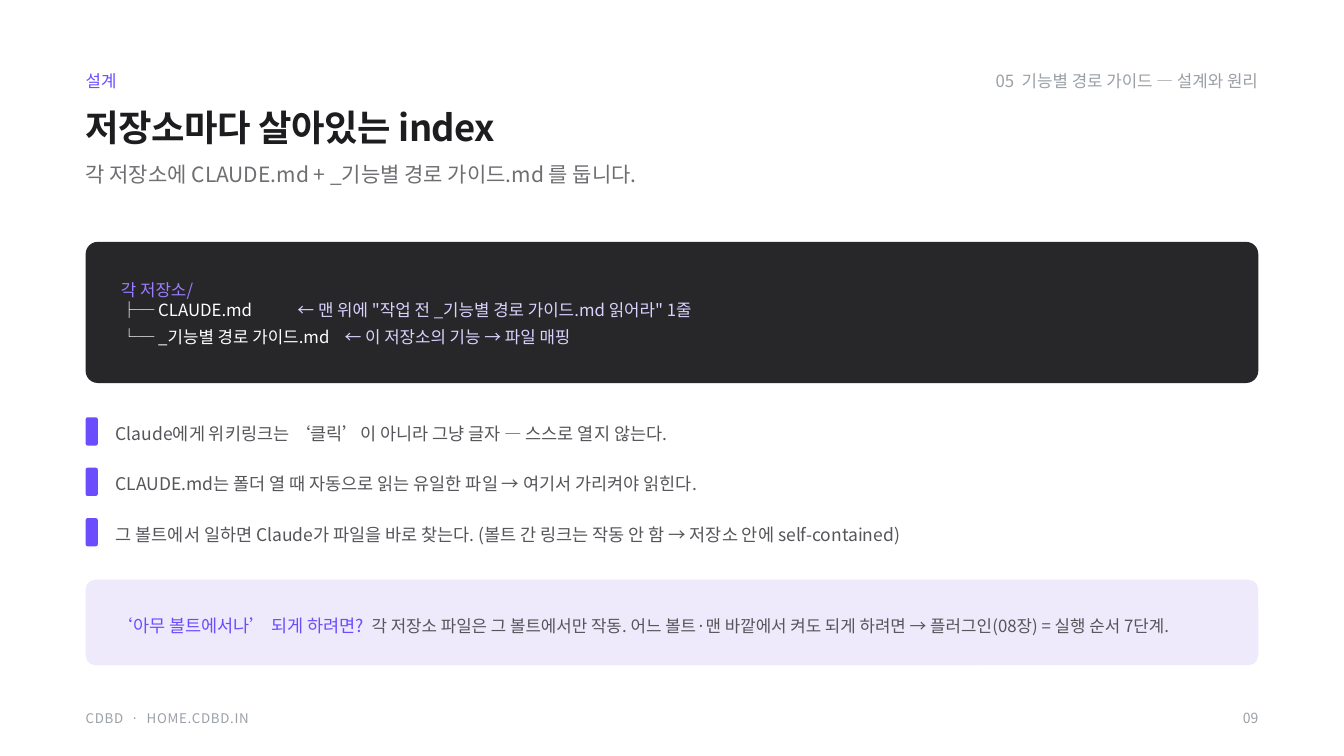
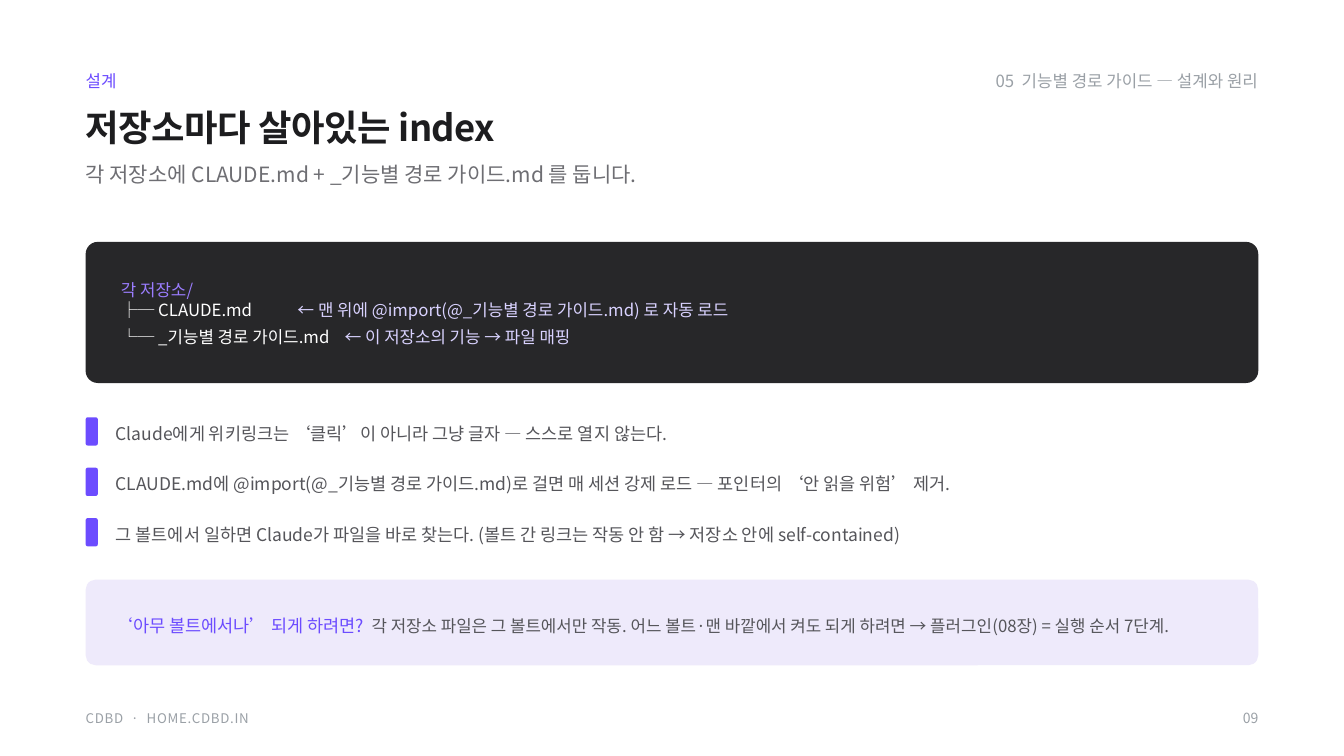
Before and after one commit to CdBd-in/design, a slide deck: slide 9 of _기능별 경로 가이드 — 실행 계획.pptx. Drawn at 1344x756 pixels with LibreOffice and Linux fonts; fonts in the diff are those of the drawing. Boxes give left, top, right and bottom in pixels: in the first picture for what was removed or moved away, otherwise in the second. Text is boxed around its words. In the diff, an @@ line names an element or a change of style, - is before the commit and + after.

```diff
--- a/_기능별 경로 가이드 — 실행 계획.pptx
+++ b/_기능별 경로 가이드 — 실행 계획.pptx
@@ text at <box>121,282,728,346</box>: text changed @@
-각 저장소/
-├─ CLAUDE.md ← 맨 위에 "작업 전 _기능별 경로 가이드.md 읽어라" 1줄
-└─ _기능별 경로 가이드.md ← 이 저장소의 기능 → 파일 매핑
+각 저장소/
+├─ CLAUDE.md ← 맨 위에 @import(@_기능별 경로 가이드.md) 로 자동 로드
+└─ _기능별 경로 가이드.md ← 이 저장소의 기능 → 파일 매핑
@@ text at <box>116,475,950,494</box>: text changed @@
-CLAUDE.md는 폴더 열 때 자동으로 읽는 유일한 파일 → 여기서 가리켜야 읽힌다.
+CLAUDE.md에 @import(@_기능별 경로 가이드.md)로 걸면 매 세션 강제 로드 — 포인터의 ‘안 읽을 위험’ 제거.
```
Also in this commit, not shown: 1 other slide changed, 1 other file.
